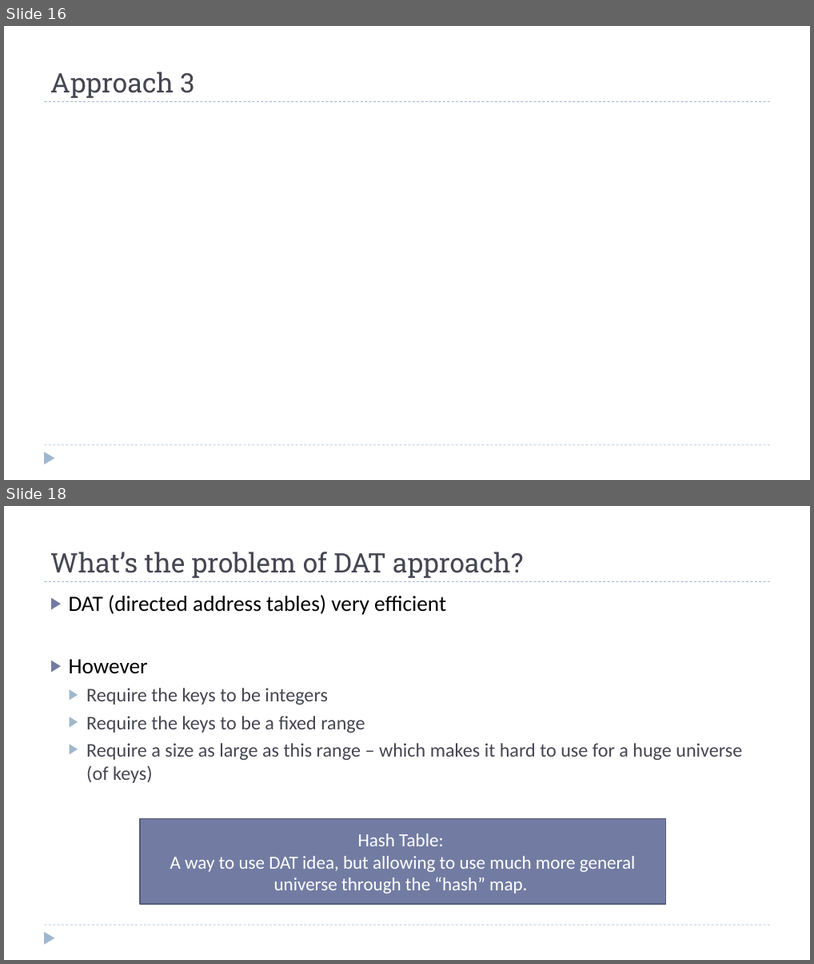
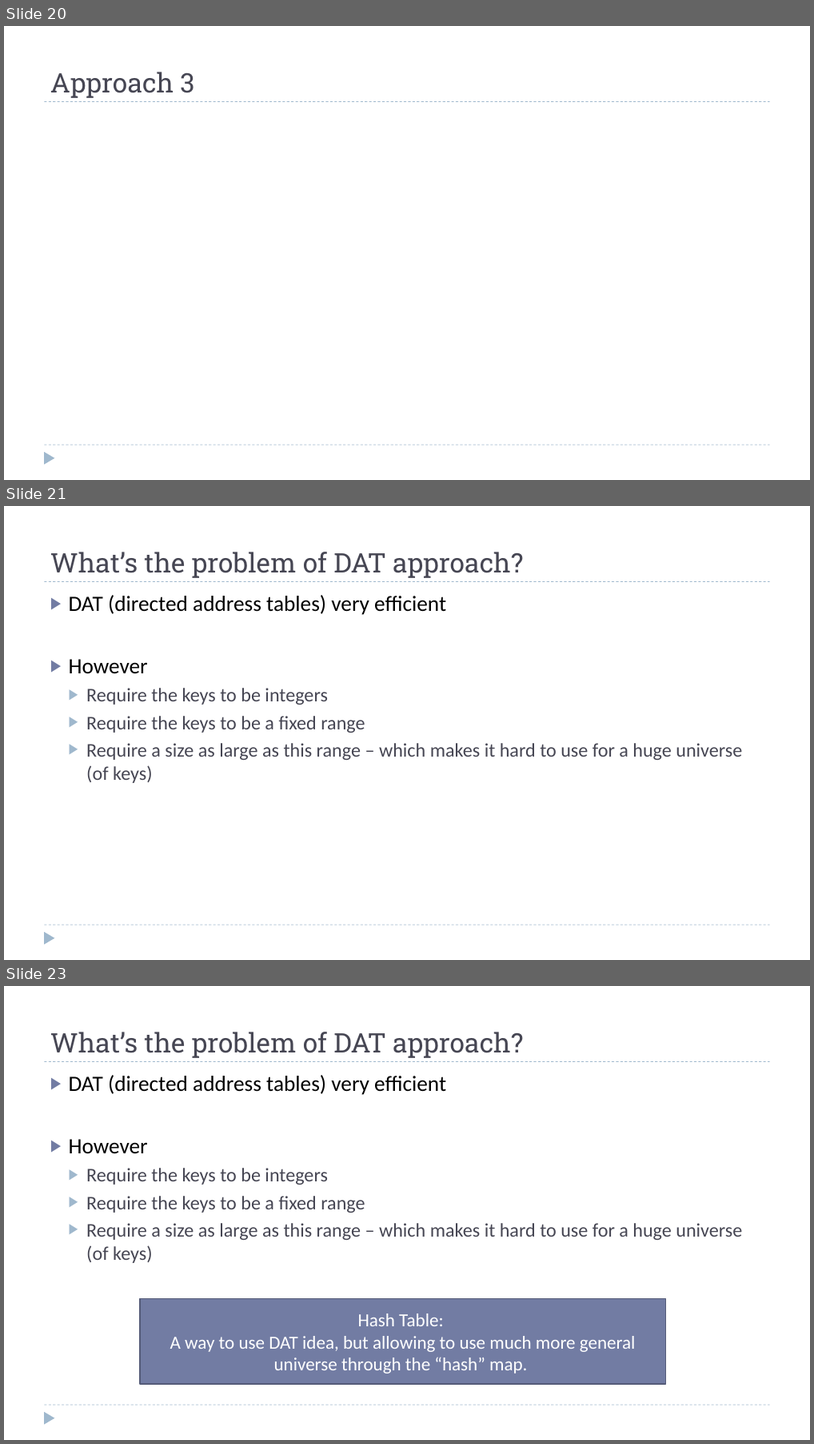
Before and after one commit to dsc-courses/dsc40b-2025-wi, a slide deck: materials/lectures/09-hashing/slides.pptx. Shown one above the other, each under a label of ours: slides 16 and 18 before the commit, slides 20, 21 and 23 after it; the slides between them are not shown. The pictures are 814x964 and 814x1444 pixels, drawn with LibreOffice and Linux fonts; fonts in the diff are those of the drawing; grey boxes stand for pictures. Boxes give left, top, right and bottom in pixels: in the first picture for what was removed or moved away, otherwise in the second. Text is boxed around its words. In the diff, an @@ line names an element or a change of style, - is before the commit and + after.

```diff
--- a/materials/lectures/09-hashing/slides.pptx
+++ b/materials/lectures/09-hashing/slides.pptx
@@ slide 21 added at (x1=4, y1=506, x2=810, y2=960), background #FFFFFF; not listed: 3 template elements that a slide beside it also shows @@
@@ title added at (x1=50, y1=552, x2=523, y2=578), 32 pt, text #464653 @@
+What’s the problem of DAT approach?
@@ text added at (x1=69, y1=595, x2=742, y2=783), 23 pt, text #464653 @@
+▶ DAT (directed address tables) very efficient
+▶ However
+  ▶ Require the keys to be integers
+  ▶ Require the keys to be a fixed range
+  ▶ Require a size as large as this range – which makes it hard to use for a huge universe (of keys)
@@ what was slide 16 is now slide 20 @@
@@ what was slide 18 is now slide 23 @@
```
Also in this commit, not shown: 6 slides changed, 11 other slides added, 1 slide removed, 20 other files.
